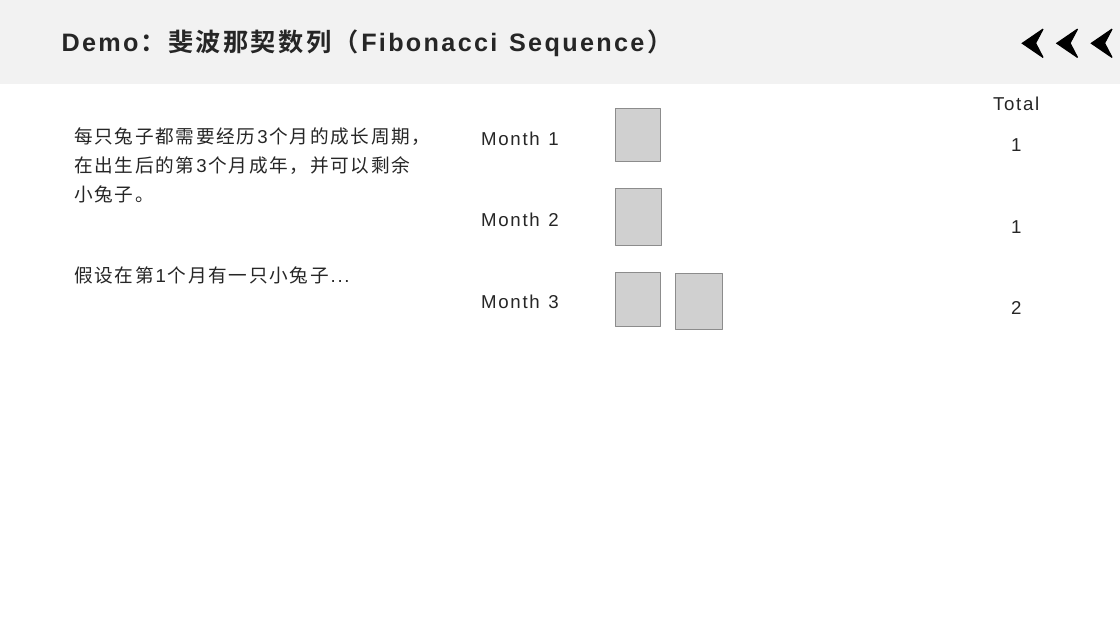
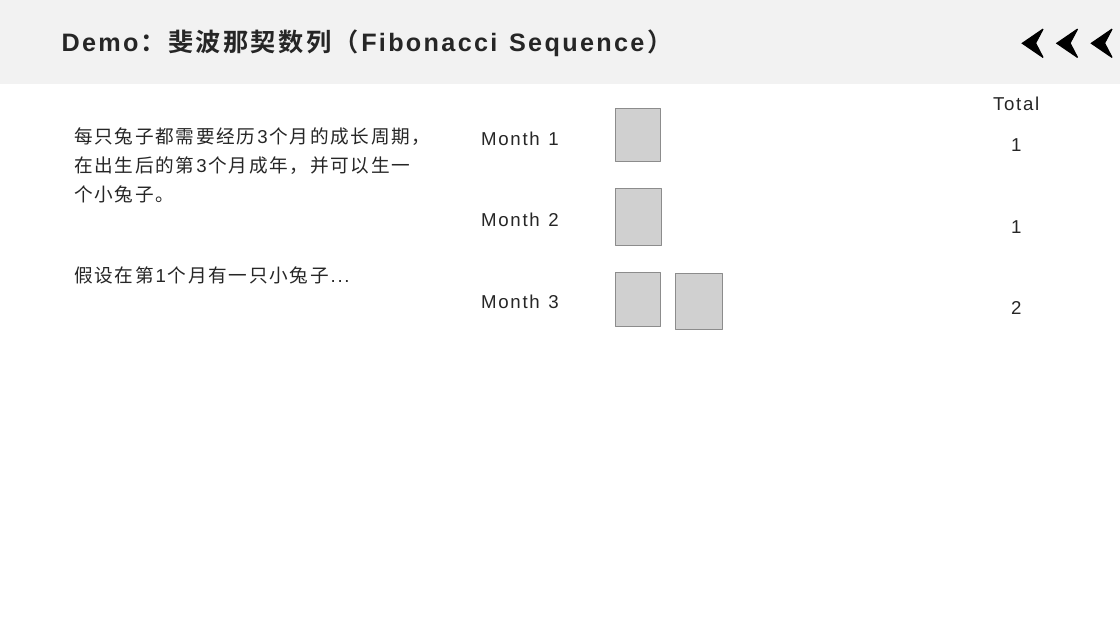
Before and after one commit to xdai02/Java, a slide deck: slide 49 of slides/Chapter3.pptx. Drawn at 1120x630 pixels with LibreOffice and Linux fonts; fonts in the diff are those of the drawing; grey boxes stand for pictures. Boxes give left, top, right and bottom in pixels: in the first picture for what was removed or moved away, otherwise in the second. Text is boxed around its words. In the diff, an @@ line names an element or a change of style, - is before the commit and + after.

```diff
--- a/slides/Chapter3.pptx
+++ b/slides/Chapter3.pptx
@@ text at (x1=74, y1=127, x2=430, y2=203): text changed @@
-每只兔子都需要经历3个月的成长周期，在出生后的第3个月成年，并可以剩余小兔子。
+每只兔子都需要经历3个月的成长周期，在出生后的第3个月成年，并可以生一个小兔子。
```
Also in this commit, not shown: 5 other slides changed, 1 slide removed.
